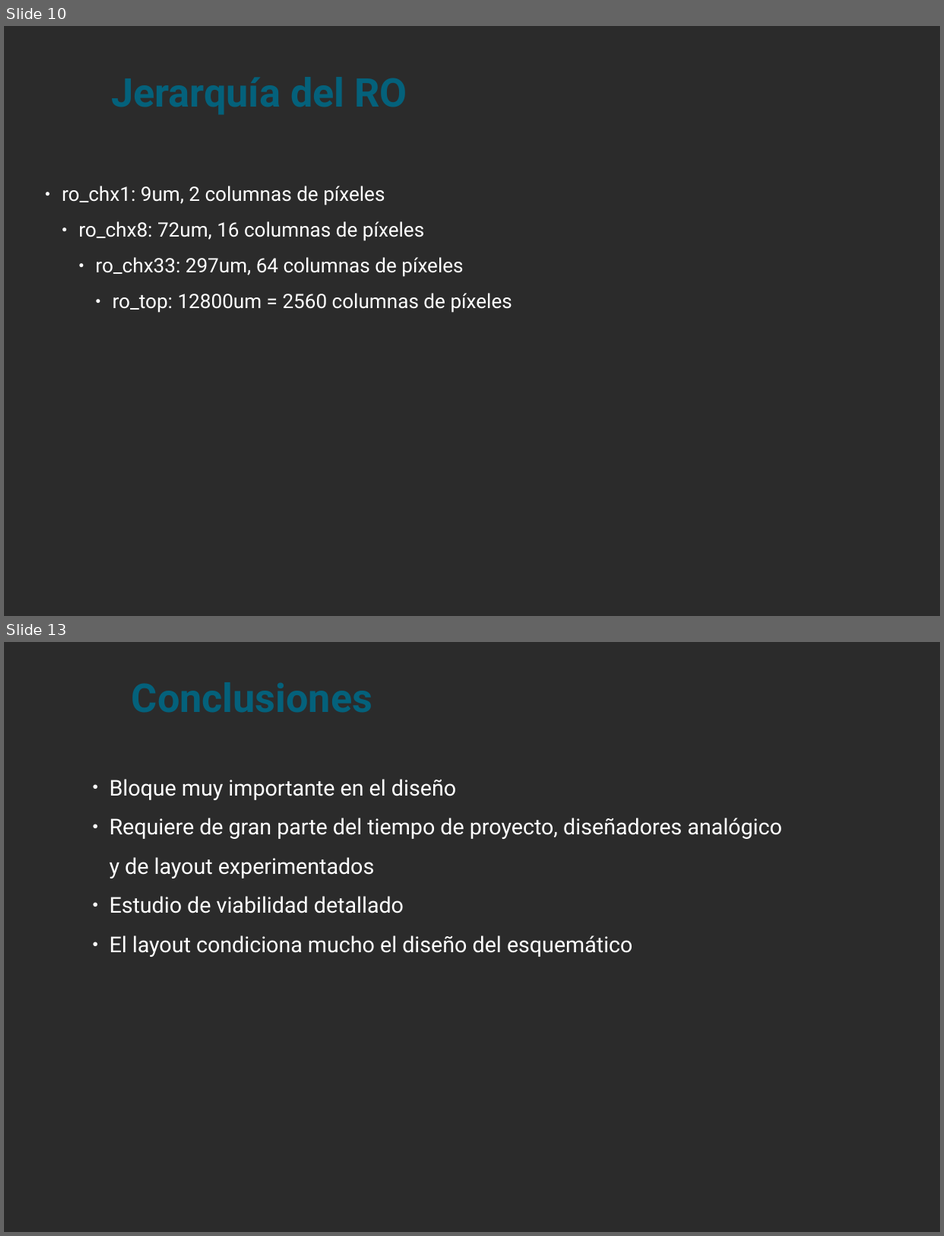
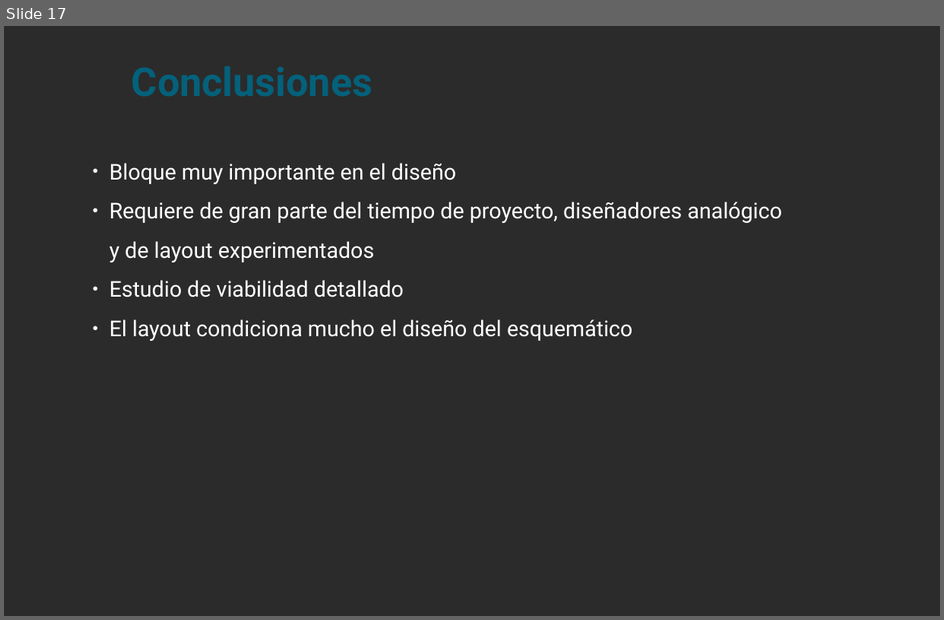
Before and after one commit to cmolinaord/TFG, a slide deck: exposition/expo.odp. Shown one above the other, each under a label of ours: slides 10 and 13 before the commit, slide 17 after it; the slides between them are not shown. The pictures are 944x1236 and 944x620 pixels, drawn with LibreOffice and Linux fonts; fonts in the diff are those of the drawing; background and template pictures are left out; a plain dark background stands for a picture behind light text. Boxes give left, top, right and bottom in pixels: in the first picture for what was removed or moved away, otherwise in the second. Text is boxed around its words. In the diff, an @@ line names an element or a change of style, - is before the commit and + after.

```diff
--- a/exposition/expo.odp
+++ b/exposition/expo.odp
@@ slide 10 removed at (4,26,940,616), background picture (left out) @@
@@ subtitle removed at (62,186,135,202) @@
-Jerarquía del RO
@@ text removed at (62,186,512,313) @@
-● ro_chx1: 9um, 2 columnas de píxeles
-  ● ro_chx8: 72um, 16 columnas de píxeles
-    ● ro_chx33: 297um, 64 columnas de píxeles
-      ● ro_top: 12800um = 2560 columnas de píxeles
@@ what was slide 13 is now slide 17 @@
```
Also in this commit, not shown: 8 slides changed, 7 slides added, 2 other slides removed.
